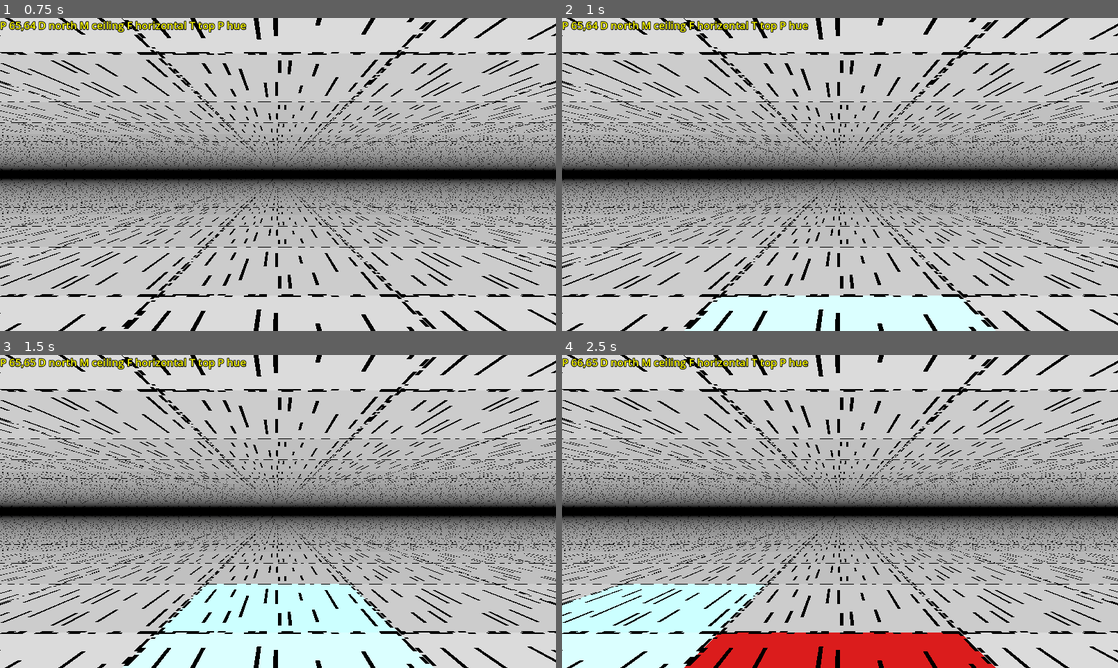
Above: before the commit, frames 1-4 (two rows, left to right).
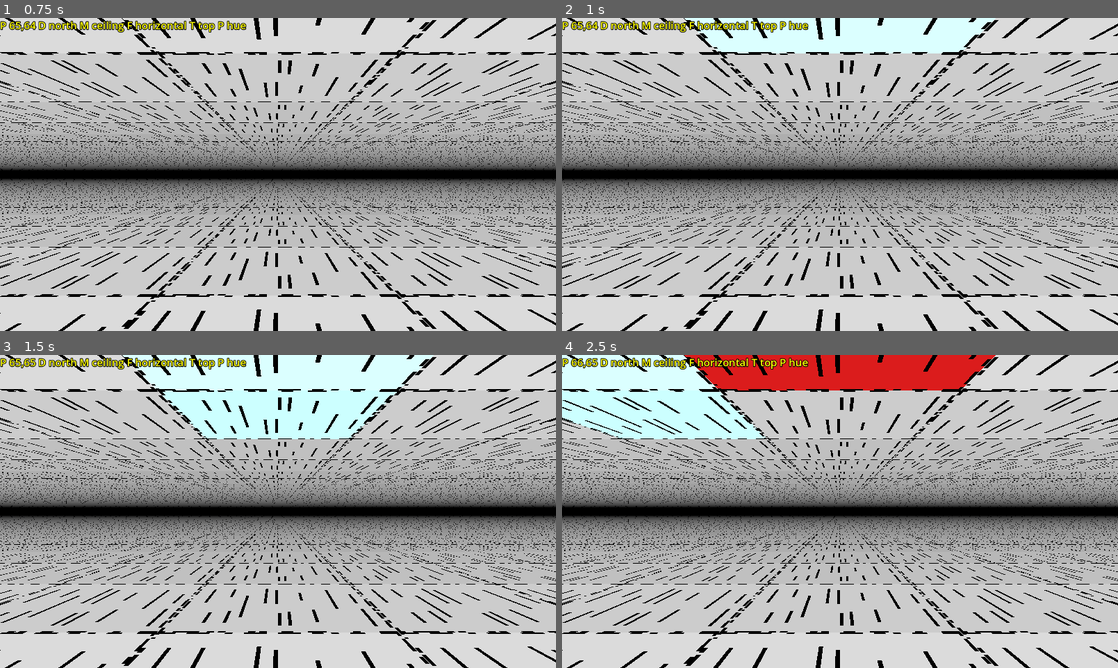
Above: after the commit, the same moments.

Repository: paulguy/3d-dungeon-test
Game: Godot game, scene res://game.tscn
Two runs of this game, one before a commit and one after it. Both use one fixed random seed, a clock stepped at 60 frames per second and the inputs below.
Inputs:
- Up to frame 1 (0.75 s): tap Enter at 0.5 s; hold D (strafe right) from 0.53 s (still down); tap P (cycle parameter) at 0.6 s
- Up to frame 2 (1 s): keep holding D (strafe right); tap J (dec parameter) at 0.8 s
- Up to frame 3 (1.5 s): tap Space at 1.25 s; release D (strafe right) at 1.28 s; hold S (back) from 1.28 s (still down); tap J (dec parameter) at 1.35 s
- Up to frame 4 (2.5 s): tap N (get value) at 1.55, 2.1 s; tap Enter at 2 s; release S (back) at 2.03 s; hold D (strafe right) from 2.03 s (still down); tap K (inc parameter) at 2.3 s

Frame 1 is identical in both runs. In frame 2, 9.9% of the frame differs, in the area x 22-78%, y 0-100%; in frame 3, 20%; in frame 4, 23%, in the area x 0-78%, y 0-100%.

Commit message:
Add save/load.
Also lots of moving things around everywhere and using more named values
rather than magic values.

Diff:
--- /dev/null
+++ b/MapParameters.gd
@@ -0,0 +1,100 @@
+class_name MapParameters
+
+enum {
+	HEIGHT = 0,
+	HUE = 1,
+	BIAS = 2,
+	OFFSET = 3,
+	FOG_COLOR_R = 4,
+	FOG_COLOR_G = 5,
+	FOG_COLOR_B = 6,
+	FOG_POWER = 7,
+	EYE_HEIGHT = 8,
+	MAX_PARAMETER = 9
+}
+const GEOMETRY_PARAMETERS_MAX = OFFSET
+
+static func parameter_string(val : int) -> String:
+	match val:
+		MapParameters.HEIGHT:
+			return "height"
+		MapParameters.HUE:
+			return "hue"
+		MapParameters.BIAS:
+			return "bias"
+		MapParameters.OFFSET:
+			return "offset"
+		MapParameters.FOG_COLOR_R:
+			return "fog color r"
+		MapParameters.FOG_COLOR_G:
+			return "fog color g"
+		MapParameters.FOG_COLOR_B:
+			return "fog color b"
+		MapParameters.FOG_POWER:
+			return "fog power"
+		MapParameters.EYE_HEIGHT:
+			return "eye height"
+
+	return "invalid"
+
+enum {
+	NORTH = 0,
+	EAST = 1,
+	SOUTH = 2,
+	WEST = 3
+}
+
+static func dir_string(val : int):
+	match val:
+		NORTH:
+			return "north"
+		EAST:
+			return "east"
+		SOUTH:
+			return "south"
+		_: # west
+			return "west"
+
+static func get_opp_dir(dir : int):
+	match dir:
+		NORTH:
+			return SOUTH
+		EAST:
+			return WEST
+		SOUTH:
+			return NORTH
+		_: # west
+			return EAST
+
+enum {
+	HORIZ = 0,
+	WALL = 1
+}
+
+static func face_string(val : int):
+	if val == HORIZ:
+		return "horizontal"
+
+	return "wall"
+
+enum {
+	CEILING = 0,
+	FLOOR = 1
+}
+
+static func mesh_string(val : int):
+	if val == CEILING:
+		return "ceiling"
+
+	return "floor"
+
+enum {
+	TOP = 0,
+	BOTTOM = 1
+}
+
+static func topbottom_string(val : int):
+	if val == TOP:
+		return "top"
+
+	return "bottom"
--- a/game.gd
+++ b/game.gd
@@ -1,7 +1,6 @@
 extends Node3D
 
-# TODO: Save/load
-#       copy/paste face
+# TODO: copy/paste face
 #       that ugly stripe along left of center (worked around with 2x MSAA, not "fixed")
 #       box select/operations
 
@@ -15,6 +14,18 @@
 var fog_power : float = 0.5
 var fog_color : Color = Color(0.0, 0.0, 0.0)
 
+const CHANGE_SPEEDS : Array[Array] = [
+	[0.01, 0.1, 1.0],
+	[0.01, 0.1, 1.0],
+	[0.01, 0.1, 1.0],
+	[1.0/64.0, 1.0/8.0, 1.0],
+	[0.01, 0.1, 1.0],
+	[0.01, 0.1, 1.0],
+	[0.01, 0.1, 1.0],
+	[0.01, 0.1, 1.0],
+	[0.01, 0.1, 1.0]
+]
+
 func NO_CB(_s : String):
 	pass
 
@@ -33,96 +44,111 @@
 var face : int = 0
 # top, bottom (for vert, height)
 var topbottom : int = 0
-# height, hue, bias, offset
+# height, hue, bias, offset, (fog r, g, b, fog power, eye height)
 var parameter : int = 0
-
-func dir_string(val : int):
-	match val:
-		0:
-			return "north"
-		1:
-			return "east"
-		2:
-			return "south"
-		_:
-			return "west"
-
-func mesh_string(val : int):
-	if val == 0:
-		return "ceiling"
-
-	return "floor"
-
-func face_string(val : int):
-	if val == 0:
-		return "horizontal"
-
-	return "wall"
-
-func topbottom_string(val : int):
-	if val == 0:
-		return "top"
-
-	return "bottom"
-
-func parameter_string(val : int):
-	match val:
-		0:
-			return "height"
-		1:
-			return "hue"
-		2:
-			return "bias"
-		_:
-			return "offset"
 
 func status(status_str : String):
 	if len(status_str) == 0:
 		hud_status.text = "P {},{} D {} M {} F {} T {} P {}".format([pos.x, pos.y,
-																	dir_string(dir),
-																	mesh_string(mesh),
-																	face_string(face),
-																	topbottom_string(topbottom),
-																	parameter_string(parameter)], "{}")
+																	MapParameters.dir_string(dir),
+																	MapParameters.mesh_string(mesh),
+																	MapParameters.face_string(face),
+																	MapParameters.topbottom_string(topbottom),
+																	MapParameters.parameter_string(parameter)], "{}")
 	else:
 		hud_status.text = status_str
 
+func set_fog_color():
+	$'WorldEnvironment'.environment.background_color = fog_color
+	terrain.set_fog_color(fog_color)
+
 func get_facing_pos():
 	match dir:
-		0: # north
+		MapParameters.NORTH:
 			return Vector2i(pos.x, pos.y - 1)
-		1: # east
+		MapParameters.EAST:
 			return Vector2i(pos.x + 1, pos.y)
-		2: # south
+		MapParameters.SOUTH:
 			return Vector2i(pos.x, pos.y + 1)
 		_: # west
-			pass
-
-	return Vector2i(pos.x - 1, pos.y)
+			return Vector2i(pos.x - 1, pos.y)
 
 func change_parameter(amount : float):
 	var p : Vector2i = get_facing_pos()
-	terrain.change(mesh, face, dir, topbottom, parameter, p, amount)
+	if parameter <= MapParameters.GEOMETRY_PARAMETERS_MAX:
+		terrain.change(mesh, face, dir, topbottom, parameter, amount, p)
+	elif parameter == MapParameters.FOG_COLOR_R:
+		fog_color.r += amount
+		set_fog_color()
+	elif parameter == MapParameters.FOG_COLOR_G:
+		fog_color.g += amount
+		set_fog_color()
+	elif parameter == MapParameters.FOG_COLOR_B:
+		fog_color.b += amount
+		set_fog_color()
+	elif parameter == MapParameters.FOG_POWER:
+		fog_power += amount
+		terrain.set_fog_power(fog_power)
+	elif parameter == MapParameters.EYE_HEIGHT:
+		eye_height += amount
+		terrain.set_eye_height(eye_height)
 
 func set_parameter(val : float):
 	var p : Vector2i = get_facing_pos()
-	terrain.set_val(mesh, face, dir, topbottom, parameter, p, val)
+	if parameter <= MapParameters.GEOMETRY_PARAMETERS_MAX:
+		terrain.set_val(mesh, face, dir, topbottom, parameter, val, p)
+	elif parameter == MapParameters.FOG_COLOR_R:
+		fog_color.r = val
+		set_fog_color()
+	elif parameter == MapParameters.FOG_COLOR_G:
+		fog_color.g = val
+		set_fog_color()
+	elif parameter == MapParameters.FOG_COLOR_B:
+		fog_color.b = val
+		set_fog_color()
+	elif parameter == MapParameters.FOG_POWER:
+		fog_power = val
+		terrain.set_fog_power(fog_power)
+	elif parameter == MapParameters.EYE_HEIGHT:
+		eye_height = val
+		terrain.set_eye_height(eye_height)
 
 func get_parameter() -> float:
 	var p : Vector2i = get_facing_pos()
-	return terrain.get_val(mesh, face, dir, topbottom, parameter, p)
+	if parameter <= MapParameters.GEOMETRY_PARAMETERS_MAX:
+		return terrain.get_val(mesh, face, dir, topbottom, parameter, p)
+	elif parameter == MapParameters.FOG_COLOR_R:
+		return fog_color.r
+	elif parameter == MapParameters.FOG_COLOR_G:
+		return fog_color.g
+	elif parameter == MapParameters.FOG_COLOR_B:
+		return fog_color.b
+	elif parameter == MapParameters.FOG_POWER:
+		return fog_power
+	elif parameter == MapParameters.EYE_HEIGHT:
+		return eye_height
+
+	return 0.0
 
 func _ready():
-	$'WorldEnvironment'.environment.background_color = fog_color
 	terrain.set_texture(load("res://textures.png"))
 	terrain.set_view(view_depth, $'Camera3D'.fov)
 	terrain.init_empty_world(Vector2i(world_width, world_height))
 	terrain.set_eye_height(eye_height)
-	terrain.set_fog_color(fog_color)
+	set_fog_color()
 	terrain.set_fog_power(fog_power)
 	terrain.set_pos(pos)
 	terrain.set_dir(dir)
 	status("")
+
+func set_text_entry_mode(cb : Callable, def : String = ""):
+	text_entry_text = String(def)
+	text_entry_cb = cb
+	update_entry(text_entry_text)
+
+func clear_text_entry_mode():
+	text_entry_text = ""
+	text_entry_cb = NO_CB
 
 func update_entry(entry : String):
 	status(">%s" % entry)
@@ -133,10 +159,9 @@
 			var key_event : InputEventKey = event
 			if key_event.keycode == KEY_ENTER:
 				text_entry_cb.call(text_entry_text)
-				update_status = true
+				clear_text_entry_mode()
 			elif key_event.keycode == KEY_ESCAPE:
-				text_entry_cb = NO_CB
-				text_entry_text = ""
+				clear_text_entry_mode()
 				update_status = true
 			elif key_event.keycode == KEY_BACKSPACE:
 				if len(text_entry_text) > 0:
@@ -146,92 +171,98 @@
 				text_entry_text = "%s%c" % [text_entry_text, key_event.unicode]
 				update_entry(text_entry_text)
 
-func set_text_entry_mode(cb : Callable, def : String = ""):
-	text_entry_text = String(def)
-	text_entry_cb = cb
-	update_entry(def)
-
 func do_save(mapname : String):
 	last_mapname = mapname
 
 	var err : Error = terrain.save_map(mapname)
 	if err != Error.OK:
-		status(error_string(err))
+		status("Save failed: %s" % error_string(err))
 	else:
 		status("Map %s saved" % mapname)
 
+func get_dict_val(dict : Dictionary, key : StringName, def : int):
+	if key in dict:
+		return dict[key]
+	return def
+
 func do_load(mapname : String):
 	last_mapname = mapname
 
-	var err : Error = terrain.load_map(mapname)
-	if err != Error.OK:
-		status(error_string(err))
+	var result : Dictionary = terrain.load_map(mapname)
+	if result[&'error'] != Error.OK:
+		status("Load failed: %s" % error_string(result[&'error']))
 	else:
+		var pos_x : int = get_dict_val(result, &'pos_x', -1)
+		var pos_y : int = get_dict_val(result, &'pos_y', -1)
+		var new_dir : int = get_dict_val(result, &'dir', -1)
+		if pos_x >= 0 and pos_y >= 0:
+			pos = Vector2i(pos_x, pos_y)
+		if new_dir >= 0:
+			dir = new_dir
 		status("Map %s loaded" % mapname)
 
+func do_store(num : String):
+	if num.is_valid_float():
+		stored = num.to_float()
+
+func move(f_amount : int, s_amount : int = 0):
+	match dir:
+		MapParameters.NORTH:
+			pos.y -= f_amount
+			pos.x += s_amount
+		MapParameters.EAST:
+			pos.x += f_amount
+			pos.y += s_amount
+		MapParameters.SOUTH:
+			pos.y += f_amount
+			pos.x -= s_amount
+		_: # west
+			pos.x -= f_amount
+			pos.y -= s_amount
+
+func spin(amount : int):
+	dir += amount
+
+	if dir < 0:
+		dir = 3
+	elif dir > 3:
+		dir = 0
+
 func _process(_delta : float):
-	# TODO: height adjust
-	#       direct number entry
-	#       adjustable fog parameters
-
 	var status_str : String = ""
 
 	var update_pos : bool = false
 	var update_dir : bool = false
+	var change_speed : int = 1
 
 	if text_entry_cb == NO_CB:
+		if Input.is_action_pressed(&'slower'):
+			change_speed -= 1
+
+		if Input.is_action_pressed(&'faster'):
+			change_speed += 1
+
 		if Input.is_action_just_pressed(&'forward'):
-			match dir:
-				0: # north
-					pos.y -= 1
-				1: # east
-					pos.x += 1
-				2: # south
-					pos.y += 1
-				_: # west
-					pos.x -= 1
+			move(1)
 			update_pos = true
 
 		if Input.is_action_just_pressed(&'back'):
-			match dir:
-				0: # north
-					pos.y += 1
-				1: # east
-					pos.x -= 1
-				2: # south
-					pos.y -= 1
-				_: # west
-					pos.x += 1
+			move(-1)
 			update_pos = true
 
 		if Input.is_action_just_pressed(&'strafe left'):
-			match dir:
-				0: # north
-					pos.x -= 1
-				1: # east
-					pos.y -= 1
-				2: # south
-					pos.x += 1
-				_: # west
-					pos.y += 1
+			move(0, -1)
 			update_pos = true
-		elif Input.is_action_just_pressed(&'turn left'):
-			dir -= 1
-			update_dir = true
+
+		if Input.is_action_just_pressed(&'turn left'):
+			spin(-1)
 
 		if Input.is_action_just_pressed(&'strafe right'):
-			match dir:
-				0: # north
-					pos.x += 1
-				1: # east
-					pos.y += 1
-				2: # south
-					pos.x -= 1
-				_: # west
-					pos.y -= 1
+			move(0, 1)
 			update_pos = true
-		elif Input.is_action_just_pressed(&'turn right'):
-			dir += 1
+
+		if Input.is_action_just_pressed(&'turn right'):
+			spin(1)
 			update_dir = true
 
 		if update_pos:
@@ -239,10 +270,6 @@
 			update_status = true
 
 		if update_dir:
-			if dir < 0:
-				dir = 3
-			elif dir > 3:
-				dir = 0
 			terrain.set_dir(dir)
 			update_status = true
 
@@ -269,16 +296,16 @@
 
 		if Input.is_action_just_pressed(&'cycle parameter'):
 			parameter += 1
-			if parameter == 4:
+			if parameter == MapParameters.MAX_PARAMETER:
 				parameter = 0
 			update_status = true
 
 		if Input.is_action_just_pressed(&'inc parameter'):
-			change_parameter(0.1)
+			change_parameter(CHANGE_SPEEDS[parameter][change_speed])
 			update_status = true
 
 		if Input.is_action_just_pressed(&'dec parameter'):
-			change_parameter(-0.1)
+			change_parameter(-CHANGE_SPEEDS[parameter][change_speed])
 			update_status = true
 
 		if Input.is_action_just_pressed(&'get value'):
@@ -294,6 +321,9 @@
 
 		if Input.is_action_just_pressed(&'load'):
 			set_text_entry_mode(do_load, last_mapname)
+
+		if Input.is_action_just_pressed(&'value_entry'):
+			set_text_entry_mode(do_store, str(stored))
 
 		if update_status:
 			status(status_str)
--- a/project.godot
+++ b/project.godot
@@ -107,6 +107,21 @@
 "events": [Object(InputEventKey,"resource_local_to_scene":false,"resource_name":"","device":-1,"window_id":0,"alt_press …(195 unchanged characters)…
 ]
 }
+faster={
+"deadzone": 0.2,
+"events": [Object(InputEventKey,"resource_local_to_scene":false,"resource_name":"","device":-1,"window_id":0,"alt_pressed":false,"shift_pressed":false,"ctrl_pressed":false,"meta_pressed":false,"pressed":false,"keycode":0,"physical_keycode":4194325,"key_label":0,"unicode":0,"location":0,"echo":false,"script":null)
+]
+}
+slower={
+"deadzone": 0.2,
+"events": [Object(InputEventKey,"resource_local_to_scene":false,"resource_name":"","device":-1,"window_id":0,"alt_pressed":false,"shift_pressed":false,"ctrl_pressed":false,"meta_pressed":false,"pressed":false,"keycode":0,"physical_keycode":4194326,"key_label":0,"unicode":0,"location":0,"echo":false,"script":null)
+]
+}
+value_entry={
+"deadzone": 0.2,
+"events": [Object(InputEventKey,"resource_local_to_scene":false,"resource_name":"","device":-1,"window_id":0,"alt_pressed":false,"shift_pressed":false,"ctrl_pressed":false,"meta_pressed":false,"pressed":false,"keycode":0,"physical_keycode":76,"key_label":0,"unicode":108,"location":0,"echo":false,"script":null)
+]
+}
 
 [rendering]
 
--- a/terrain map.gd
+++ b/terrain map.gd
@@ -1,6 +1,21 @@
 extends Node3D
 
 const MAP_VERSION : int = 0
+const MAP_LAYERS : Array[StringName] = [
+	&'face_heights',
+	&'face_offsets',
+	&'face_hues_and_biases',
+	&'floor_side_texture_offsets',
+	&'floor_north_south_hues',
+	&'floor_north_south_biases',
+	&'floor_east_west_hues',
+	&'floor_east_west_biases',
+	&'ceiling_north_south_hues',
+	&'ceiling_north_south_biases',
+	&'ceiling_east_west_hues',
+	&'ceiling_east_west_biases',
+	&'ceiling_side_texture_offsets'
+]
 
 @onready var terrain : MultiMeshInstance3D = $'Terrain Multimesh'
 
@@ -116,19 +131,8 @@
 
 func init_empty_world(dimensions : Vector2i):
 	dims = dimensions
-	init_clear_texture(&'face_heights')
-	init_clear_texture(&'face_offsets')
-	init_clear_texture(&'face_hues_and_biases')
-	init_clear_texture(&'floor_north_south_hues')
-	init_clear_texture(&'floor_north_south_biases')
-	init_clear_texture(&'floor_east_west_hues')
-	init_clear_texture(&'floor_east_west_biases')
-	init_clear_texture(&'floor_side_texture_offsets')
-	init_clear_texture(&'ceiling_north_south_hues')
-	init_clear_texture(&'ceiling_north_south_biases')
-	init_clear_texture(&'ceiling_east_west_hues')
-	init_clear_texture(&'ceiling_east_west_biases')
-	init_clear_texture(&'ceiling_side_texture_offsets')
+	for layer in MAP_LAYERS:
+		init_clear_texture(layer)
 
 func set_texture(texture):
 	terrain.set_texture(texture)
@@ -195,101 +199,72 @@
 	if err != Error.OK:
 		return err
 
-	err = write_image(writer, &'face_heights')
-	if err != Error.OK:
-		return err
-
-	err = write_image(writer, &'face_offsets')
-	if err != Error.OK:
-		return err
-
-	err = write_image(writer, &'face_hues_and_biases')
-	if err != Error.OK:
-		return err
-
-	err = write_image(writer, &'floor_north_south_hues')
-	if err != Error.OK:
-		return err
-
-	err = write_image(writer, &'floor_north_south_biases')
-	if err != Error.OK:
-		return err
-
-	err = write_image(writer, &'floor_east_west_hues')
-	if err != Error.OK:
-		return err
-
-	err = write_image(writer, &'floor_east_west_biases')
-	if err != Error.OK:
-		return err
-
-	err = write_image(writer, &'floor_side_texture_offsets')
-	if err != Error.OK:
-		return err
-
-	err = write_image(writer, &'ceiling_north_south_hues')
-	if err != Error.OK:
-		return err
-
-	err = write_image(writer, &'ceiling_north_south_biases')
-	if err != Error.OK:
-		return err
-
-	err = write_image(writer, &'ceiling_east_west_hues')
-	if err != Error.OK:
-		return err
-
-	err = write_image(writer, &'ceiling_east_west_biases')
-	if err != Error.OK:
-		return err
-
-	err = write_image(writer, &'ceiling_side_texture_offsets')
-	if err != Error.OK:
-		return err
+	for layer in MAP_LAYERS:
+		err = write_image(writer, layer)
+		if err != Error.OK:
+			return err
 
 	return Error.OK
 
-func load_map(mapname : String) -> Error:
+func load_layer(reader : ZIPReader, layername : String, loaded : Dictionary[StringName, Image],
+				pixelsize : int, width : int, height : int) -> Error:
+	var data : PackedByteArray = reader.read_file("%s.bin" % layername)
+
+	if len(data) / pixelsize != width * height:
+		return Error.ERR_FILE_CORRUPT
+
+	loaded[layername] = Image.create_from_data(width, height, false, Image.FORMAT_RGBAF, data)
+
+	return Error.OK
+
+func load_map(mapname : String) -> Dictionary:
+	var pixelsize : int = Image.create_empty(1, 1, false, Image.FORMAT_RGBAF).get_data_size()
+
 	var reader = ZIPReader.new()
 	var err = reader.open("user://%s.zip" % mapname)
 	if err != OK:
-		return err
+		return {&'error': err}
 
 	var info : String = reader.read_file("info.txt").get_string_from_utf8()
 
 	var version : int
 	var width : int
 	var height : int
+	var pos_x : int = -1
+	var pos_y : int = -1
+	var dir : int = -1
 
 	for line in info.split('\n', false):
 		var parts : PackedStringArray = line.split(' ', true, 1)
 		if parts[0].to_lower() == "version":
-			version = parts[0].to_int()
+			version = parts[1].to_int()
 		elif parts[0].to_lower() == "width":
-			width = parts[0].to_int()
+			width = parts[1].to_int()
 		elif parts[0].to_lower() == "height":
-			height = parts[0].to_int()
+			height = parts[1].to_int()
+		elif parts[0].to_lower() == "pos_x":
+			pos_x = parts[1].to_int()
+		elif parts[0].to_lower() == "pos_y":
+			pos_y = parts[1].to_int()
+		elif parts[0].to_lower() == "dir":
+			dir = parts[1].to_int()
 
 	if version != 0 or \
 	   (width == null or width < 1) or \
 	   (height == null or height < 1):
-		return Error.ERR_FILE_UNRECOGNIZED
-
-	var _face_heights : Image
-	var _face_offsets : Image
-	var _face_hues_and_biases : Image
-	var _floor_north_south_hues : Image
-	var _floor_north_south_biases : Image
-	var _floor_east_west_hues : Image
-	var _floor_east_west_biases : Image
-	var _floor_side_texture_offsets : Image
-	var _ceiling_north_south_hues : Image
-	var _ceiling_north_south_biases : Image
-	var _ceiling_east_west_hues : Image
-	var _ceiling_east_west_biases : Image
-	var _ceiling_side_texture_offsets : Image
-
-	return Error.OK
+		return {&'error': Error.ERR_FILE_UNRECOGNIZED}
+
+	var loaded : Dictionary[StringName, Image] = {}
+	for layer in MAP_LAYERS:
+		err = load_layer(reader, layer, loaded, pixelsize, width, height)
+		if err != Error.OK:
+			return {&'error': err}
+
+	images = loaded
+	for layer in MAP_LAYERS:
+		terrain.set_image(layer, images[layer])
+
+	return {&'error': Error.OK, &'pos_x': pos_x, &'pos_y': pos_y, &'dir': dir}
 
 # properties
 # heights
@@ -355,21 +330,10 @@
 #  floor west top
 #  floor west bottom
 
-func get_opp_dir(dir : int):
-	match dir:
-		0: # north
-			return 2 # south
-		1: # east
-			return 3 # west
-		2: # south
-			return 0 # north
-		_: # west
-			return 1 # east
-
 func lookup_name(mesh : int, face : int, dir : int, parameter : int) -> StringName:
-	if parameter == 0: # height
+	if parameter == MapParameters.HEIGHT:
 		return &'face_heights'
-	elif parameter == 1: # hue
+	elif parameter == MapParameters.HUE:
 		if face == 0: # horiz
 			return &'face_hues_and_biases'
 		else: # vert/wall/side
@@ -383,7 +347,7 @@
 					return &'floor_north_south_hues'
 				else:
 					return &'floor_east_west_hues'
-	elif parameter == 2: # bias
+	elif parameter == MapParameters.BIAS:
 		if face == 0:
 			return &'face_hues_and_biases'
 		else:
@@ -397,7 +361,7 @@
 					return &'floor_north_south_biases'
 				else:
 					return &'floor_east_west_biases'
-	elif parameter == 3: # offset
+	elif parameter == MapParameters.OFFSET:
 		if face == 0:
 			return &'face_offsets'
 		else:
@@ -409,51 +373,57 @@
 	return &''
 
 func lookup_offset(mesh : int, face : int, dir : int, topbottom : int, parameter : int) -> int:
-	if parameter == 0: # height
+	if parameter == MapParameters.HEIGHT:
 		return mesh * 2 + topbottom
-	elif parameter == 1: # hue
+	elif parameter == MapParameters.HUE:
 		if face == 0: # horiz
 			return mesh * 2
 		else: # vert/wall/side
 			if dir % 2 == 0: # north in 0, out 0  south in 2, out 2
-				return get_opp_dir(dir) + topbottom
+				return MapParameters.get_opp_dir(dir) + topbottom
 			else: # east in 1, out 0  west in 3 out 2
-				return get_opp_dir(dir) - 1 + topbottom
-	elif parameter == 2: # bias
+				return MapParameters.get_opp_dir(dir) - 1 + topbottom
+	elif parameter == MapParameters.BIAS:
 		if face == 0:
 			return mesh * 2 + 1
 		else:
 			if dir % 2 == 0:
-				return get_opp_dir(dir) + topbottom
+				return MapParameters.get_opp_dir(dir) + topbottom
 			else:
-				return get_opp_dir(dir) - 1 + topbottom
-	elif parameter == 3: # offset
+				return MapParameters.get_opp_dir(dir) - 1 + topbottom
+	elif parameter == MapParameters.OFFSET:
 		if face == 0:
 			return mesh * 2 + topbottom
 		else:
 			if mesh == 0:
-				return get_opp_dir(dir)
+				return MapParameters.get_opp_dir(dir)
 			else:
-				return get_opp_dir(dir)
+				return MapParameters.get_opp_dir(dir)
 
 	return -1
 
 func change(mesh : int, face : int, dir : int, topbottom : int, parameter : int,
-			pos : Vector2i, val : float):
+			val : float, pos : Vector2i, size : Vector2i = Vector2i.ZERO):
 	var imagename : StringName = lookup_name(mesh, face, dir, parameter)
 	var image : Image = images[imagename]
 	var col : Color = image.get_pixelv(pos)
 	col[lookup_offset(mesh, face, dir, topbottom, parameter)] += val
-	image.set_pixelv(pos, col)
+	if size == Vector2i.ZERO:
+		image.set_pixelv(pos, col)
+	else:
+		image.fill_rect(Rect2i(pos, size), col)
 	terrain.set_image(imagename, image)
 
 func set_val(mesh : int, face : int, dir : int, topbottom : int, parameter : int,
-			pos : Vector2i, val : float):
+			 val : float, pos : Vector2i, size : Vector2i = Vector2i.ZERO):
 	var imagename : StringName = lookup_name(mesh, face, dir, parameter)
 	var image : Image = images[imagename]
 	var col : Color = image.get_pixelv(pos)
 	col[lookup_offset(mesh, face, dir, topbottom, parameter)] = val
-	image.set_pixelv(pos, col)
+	if size == Vector2i.ZERO:
+		image.set_pixelv(pos, col)
+	else:
+		image.fill_rect(Rect2i(pos, size), col)
 	terrain.set_image(imagename, image)
 
 func get_val(mesh : int, face : int, dir : int, topbottom : int, parameter : int,
--- a/terrain multimesh.gdshader
+++ b/terrain multimesh.gdshader
@@ -18,10 +18,10 @@
 // a - floor bottom
 uniform sampler2D face_heights;
 uniform sampler2D face_offsets;
-// r = floor hue
-// g = floor bias
-// b = ceiling hue
-// a = ceiling bias
+// r = ceiling hue
+// g = ceiling bias
+// b = floor hue
+// a = floor bias
 uniform sampler2D face_hues_and_biases;
 // r - north top
 // g - north bottom
@@ -95,10 +95,10 @@
 	vec4 ceil_ew_hues = texelFetch(ceiling_east_west_hues, map_pos, 0);
 	vec4 ceil_ew_biases = texelFetch(ceiling_east_west_biases, map_pos, 0);
 
-	if(NORMAL.y > 0.1) { // top face
+	if(NORMAL.y > 0.1) { // top (floor) face
+		COLOR.rgb = hue2rgb(face_colors.b, face_colors.a);
+	} else if(NORMAL.y < -0.1) { // bottom (ceiling) face
 		COLOR.rgb = hue2rgb(face_colors.r, face_colors.g);
-	} else if(NORMAL.y < -0.1) { // bottom face
-		COLOR.rgb = hue2rgb(face_colors.b, face_colors.a);
 	} else if(ceiling_mesh > 0) {
 		if(tnormal.z > 0.1) { // north face
 			if(VERTEX.y > 0.0) { // top vert
Not shown, added: MapParameters.gd.uid
